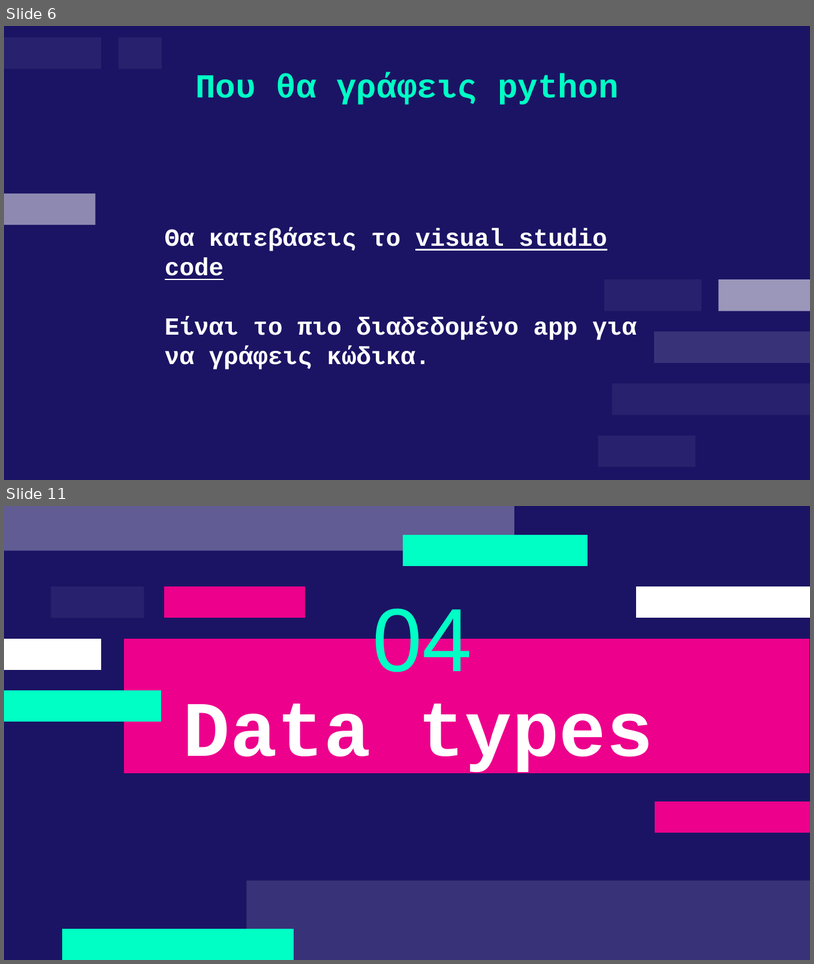
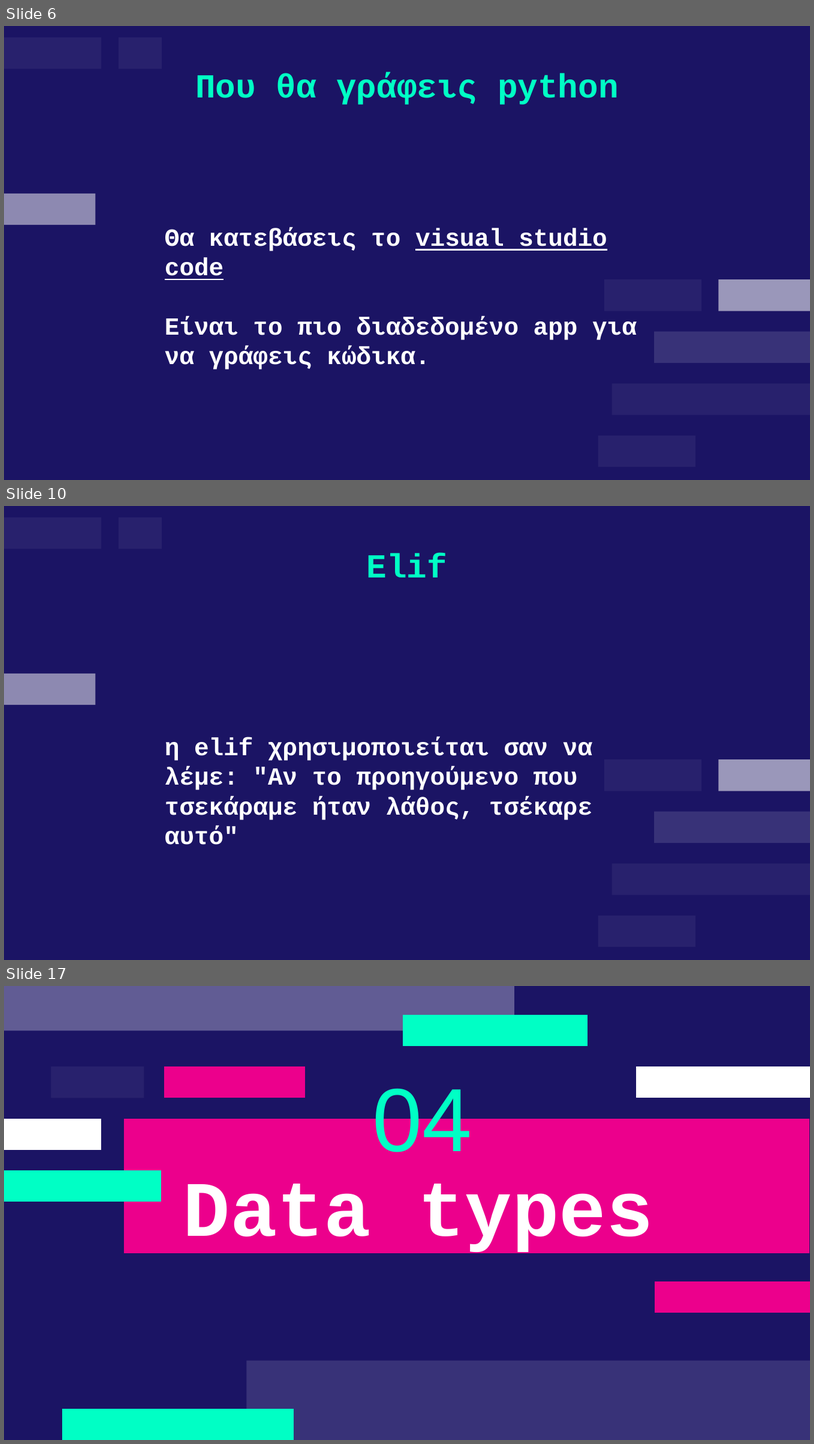
Before and after one commit to deepblue597/python_tutorial, a slide deck: lesson 2/Lesson 2 Python.pptx. Shown one above the other, each under a label of ours: slides 6 and 11 before the commit, slides 6, 10 and 17 after it; the slides between them are not shown. The pictures are 814x964 and 814x1444 pixels, drawn with LibreOffice and Linux fonts; fonts in the diff are those of the drawing. Boxes give left, top, right and bottom in pixels: in the first picture for what was removed or moved away, otherwise in the second. Text is boxed around its words. In the diff, an @@ line names an element or a change of style, - is before the commit and + after.

```diff
--- a/lesson 2/Lesson 2 Python.pptx
+++ b/lesson 2/Lesson 2 Python.pptx
@@ slide 10 added at (x1=4, y1=506, x2=810, y2=960), background #1B1464 @@
@@ freeform shape added at (x1=4, y1=517, x2=102, y2=549), fill #FFFFFF at 6% opacity @@
@@ freeform shape added at (x1=119, y1=517, x2=162, y2=549), fill #FFFFFF at 6% opacity @@
@@ title added at (x1=367, y1=553, x2=447, y2=577), 30 pt, text #00FFC5, bold @@
+Elif
@@ freeform shape added at (x1=4, y1=673, x2=96, y2=705), fill #FFFFFF at 50% opacity @@
@@ text added at (x1=165, y1=737, x2=593, y2=844), 22 pt, text #FFFFFF, bold @@
+η elif χρησιμοποιείται σαν να λέμε: "Αν το προηγούμενο που τσεκάραμε ήταν λάθος, τσέκαρε αυτό"
@@ group added at (x1=599, y1=759, x2=810, y2=946): 5 freeform shapes @@
@@ what was slide 11 is now slide 17 @@
```
Also in this commit, not shown: 4 slides changed, 8 other slides added, 3 slides removed, 1 other file.
